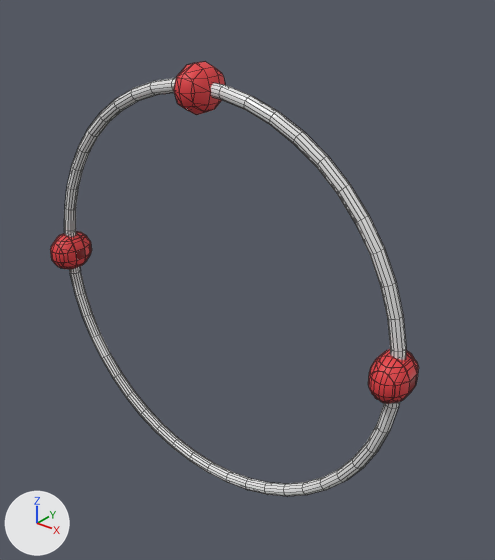
What one commit did to the OBJ model src/config/res/3/3.obj.
One viewpoint serves both versions: a 50 mm lens placed at (1.95, -2.13, 1.51), pointed at (0.12, 0.17, 0.09). Arrows for +X, +Y and +Z are at lower left; the lights stay in place. Mesh edges are drawn as thin lines. Where no turn or scale is listed for an object, it has been applied to the vertices.

Objects in the first picture: 'Electron.001_Mball.004', 'Electron_Mball', 'Ring_Torus'.
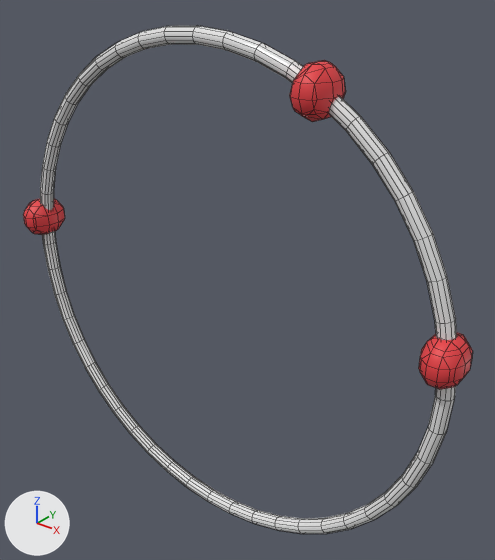
The change, as a diff of the scene's bpy script:
```diff
--- a/src/config/res/3/3.obj.py
+++ b/src/config/res/3/3.obj.py
@@ me_electron_mball @@
 # used by ob_electron_mball; location = (0.0, 0.0, 0.0)
-me_electron_mball.from_pydata(...)  # 216 vertices, 262 faces; spans x -1.09..1.07, y -0.12..0.12, z -0.1..1.1
+me_electron_mball.from_pydata(...)  # 216 vertices, 254 faces; spans x -1.3..1.27, y -0.12..0.12, z 0.05..1.15
+# me_electron_mball part 1: the loose piece of 72 vertices spanning x -1.09..-0.92, y -0.12..0.12, z -0.1..0.1 is turned -180 degrees about the z axis through its middle, then moved by (2.18, 0.0, 0.15)
+# me_electron_mball part 2: the loose piece of 72 vertices spanning x 0.9..1.07, y -0.12..0.12, z -0.1..0.1 is turned -180 degrees about the z axis through its middle, then moved by (-2.2, 0.0, 0.15)
+# me_electron_mball part 3: a new loose piece of 72 vertices spanning x 0.49..0.66, y -0.12..0.12, z 0.94..1.15, in mat_electron_color (red #e73e43)
+# me_electron_mball part 4: the loose piece of 72 vertices spanning x -0.09..0.09, y -0.12..0.12, z 0.89..1.1 is deleted
 me_electron_mball.materials.append(mat_electron_color)
@@ me_ring_torus @@
 me_ring_torus.from_pydata(...)  # 576 vertices, 576 faces; spans x -1.03..1.03, y -0.03..0.03, z -1.03..1.03
 # used by ob_ring_torus; location = (0.0, 0.0, 0.0)
+# me_ring_torus part 5: the whole mesh is turned -180 degrees about the z axis through its middle and scaled by 1.2
 me_ring_torus.materials.append(mat_none)
@@ ob_electron_001_mball_004 @@
-ob_electron_001_mball_004 = bpy.data.objects.new('Electron.001_Mball.004', me_electron_001_mball_004)
-ob_electron_001_mball_004.location = (0.0, 0.0, 0.0)
```

Boxes (x1, y1, x2, y2) around the edits, measured in the pictures (495 x 560 px; the box of a moved part takes in the faces that stretch with it):
'Ring_Torus', mesh turned: before (64, 78, 406, 496); after (40, 26, 457, 534)
'Electron_Mball', reshaped (23% wider): before (51, 61, 418, 403); after (23, 61, 473, 389)
'Electron.001_Mball.004', deleted (red): before (50, 232, 419, 404)
part 1 of me_electron_mball, moved or reshaped: before (51, 232, 91, 269); after (419, 332, 473, 389)
part 2 of me_electron_mball, moved or reshaped: before (369, 349, 418, 403); after (23, 199, 65, 235)
part 3 of me_electron_mball, added (red): after (290, 61, 346, 122)
part 4 of me_electron_mball, deleted (red): before (174, 61, 225, 115)
